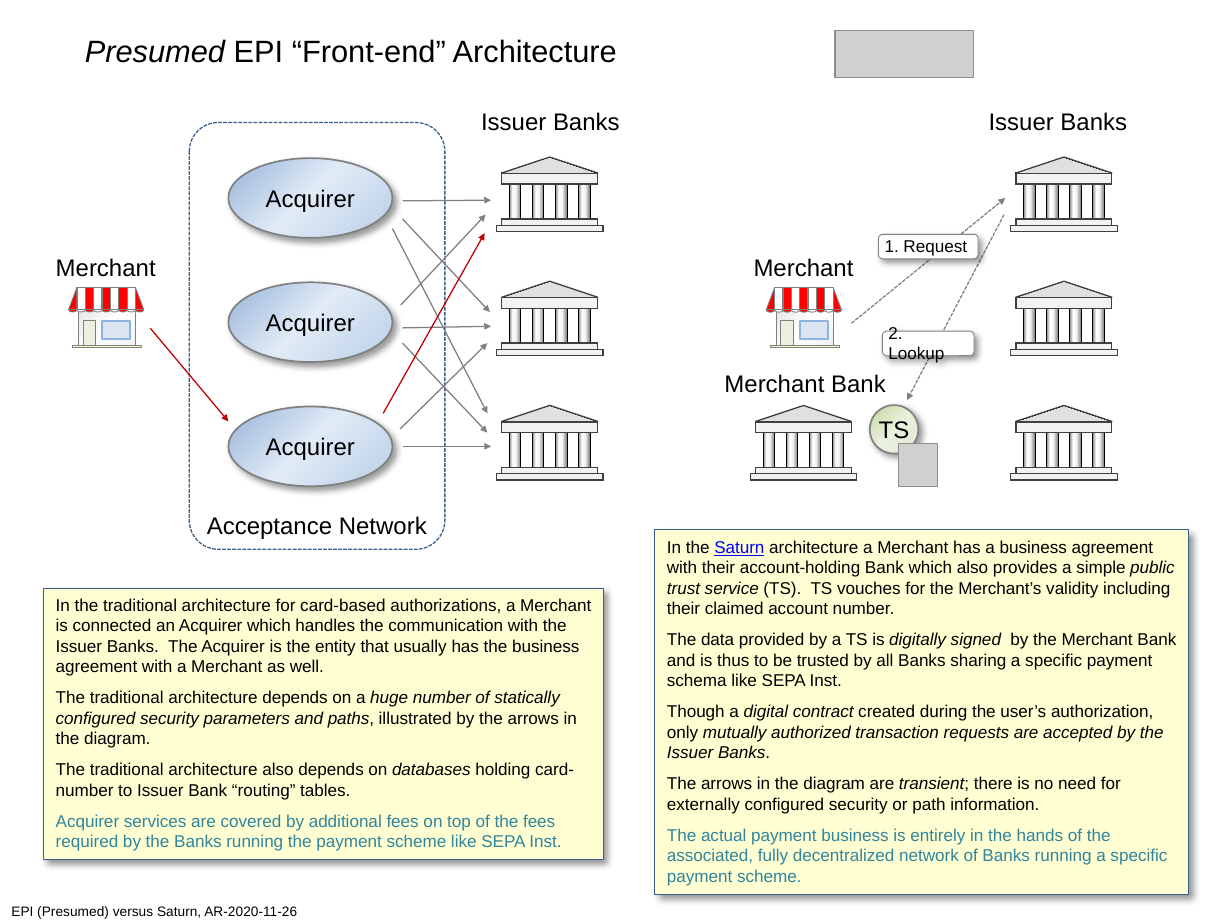
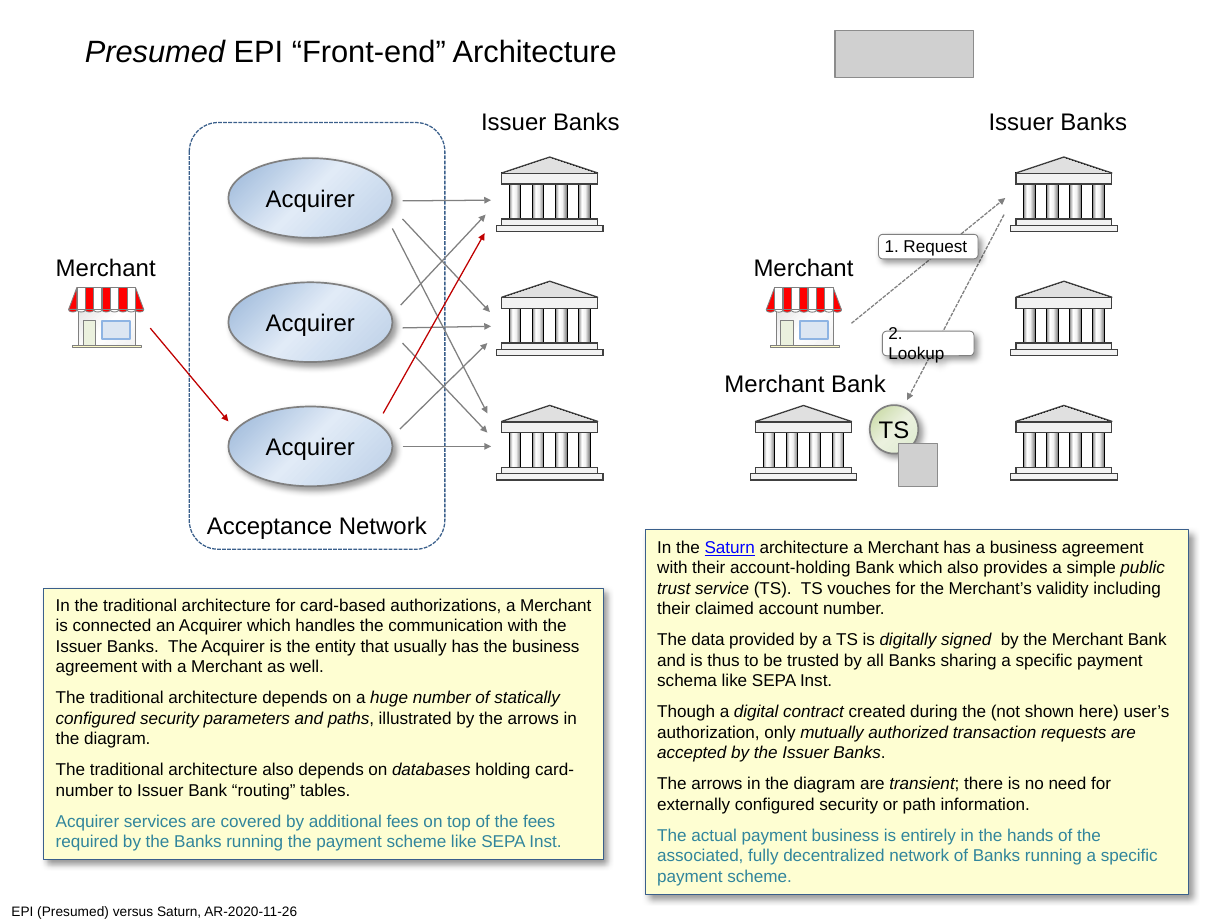
Before and after one commit to cyberphone/doc, a slide deck: slide 1 of saturn/epi(presumed)-vs-saturn.pptx. Drawn at 1232x924 pixels with LibreOffice and Linux fonts; fonts in the diff are those of the drawing; grey boxes stand for pictures. Boxes give left, top, right and bottom in pixels: in the first picture for what was removed or moved away, otherwise in the second. Text is boxed around its words. In the diff, an @@ line names an element or a change of style, - is before the commit and + after.

Commit message:
added (not shown here)

```diff
--- a/saturn/epi(presumed)-vs-saturn.pptx
+++ b/saturn/epi(presumed)-vs-saturn.pptx
@@ rectangle "In the Saturn architecture a ...": place and size @@
-rectangle "In the Saturn architecture a ..." at box(654, 530, 1188, 894)
+rectangle "In the Saturn architecture a ..." at box(646, 530, 1189, 894)
@@ text in rectangle at box(657, 704, 1170, 762): text changed @@
-Though a digital contract created during the user’s authorization, only mutually authorized transaction requests are accepted by the Issuer Banks.
+Though a digital contract created during the (not shown here) user’s authorization, only mutually authorized transaction requests are accepted by the Issuer Banks.
```
Also in this commit, not shown: 1 other file.
